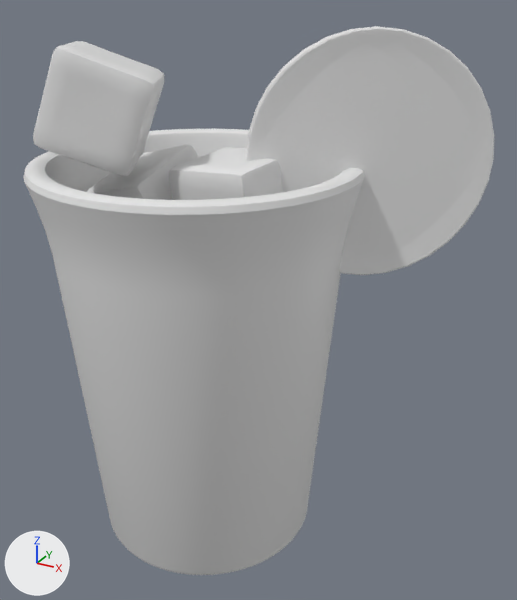
What one commit did to the OBJ model public/assets/drink-baked/blog0076.obj.
Camera for both pictures: a 50 mm camera at (3.42, -5.13, 5.07) aimed at (0.54, 0.1, 2.46). Lighting does not change. The marker at lower left points along +X, +Y and +Z. The first picture is the older version. Where no turn or scale is listed for an object, it has been applied to the vertices.
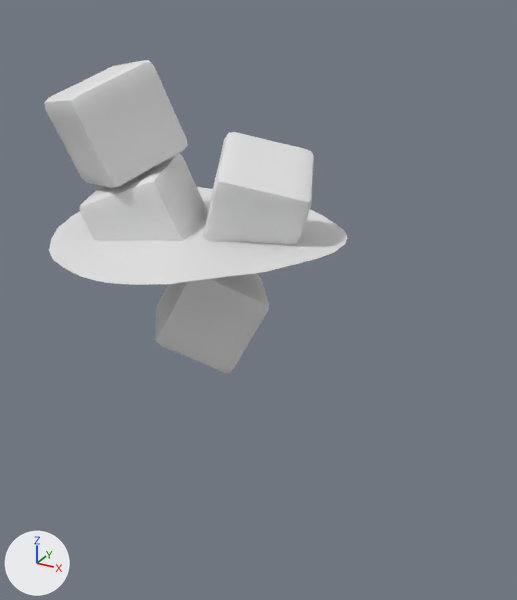
Diff of the bpy script that builds the scene:
```diff
--- a/public/assets/drink-baked/blog0076.obj.py
+++ b/public/assets/drink-baked/blog0076.obj.py
@@ me_cube @@
 # used by ob_cube; location = (0.0, 0.0, 0.0)
-me_cube.from_pydata(...)  # 386 vertices, 384 faces; spans x -0.643..0.631, y -0.637..0.614, z 1.793..2.877
+me_cube.from_pydata(...)  # 386 vertices, 384 faces; spans x -0.568..0.682, y -0.554..0.635, z 1.774..2.815
+# me_cube part 1: the whole mesh is multiplied about its middle by the matrix ((-0.939, -0.312, 0.145), (0.016, 0.383, 0.924), (-0.344, 0.87, -0.354)), then moved by (0.063, 0.052, -0.041)
@@ me_cube_001 @@
 # used by ob_cube_001; location = (0.0, 0.0, 0.0)
-me_cube_001.from_pydata(...)  # 386 vertices, 384 faces; spans x -0.981..0.035, y -0.52..0.525, z 2.668..3.767
+me_cube_001.from_pydata(...)  # 386 vertices, 384 faces; spans x -1.004..0.122, y -0.677..0.377, z 2.632..3.685
+# me_cube_001 part 2: the whole mesh is multiplied about its middle by the matrix ((0.921, -0.361, -0.15), (0.382, 0.911, 0.157), (0.08, -0.201, 0.976)), then moved by (0.032, -0.153, -0.059)
@@ me_cube_002 @@
 # used by ob_cube_002; location = (0.0, 0.0, 0.0)
-me_cube_002.from_pydata(...)  # 386 vertices, 384 faces; spans x -0.046..0.884, y -0.499..0.412, z 2.92..3.812
+me_cube_002.from_pydata(...)  # 386 vertices, 384 faces; spans x -0.094..1.083, y -0.392..0.754, z 2.799..3.904
+# me_cube_002 part 3: the whole mesh is multiplied about its middle by the matrix ((0.219, -0.912, 0.348), (-0.188, -0.389, -0.902), (0.958, 0.132, -0.256)), then moved by (0.075, 0.224, -0.015)
@@ me_cube_003 @@
 # used by ob_cube_003; location = (0.0, 0.0, 0.0)
-me_cube_003.from_pydata(...)  # 386 vertices, 384 faces; spans x -1.182..0.008, y -1.066..0.064, z 3.667..4.651
+me_cube_003.from_pydata(...)  # 386 vertices, 384 faces; spans x -1.232..-0.073, y -0.839..0.322, z 3.448..4.511
+# me_cube_003 part 4: the whole mesh is multiplied about its middle by the matrix ((0.68, -0.613, -0.402), (0.386, 0.766, -0.515), (0.623, 0.195, 0.757)), then moved by (-0.066, 0.243, -0.18)
@@ me_plane @@
 # used by ob_plane; location = (0.0, 0.0, 0.0)
-me_plane.from_pydata(...)  # 254 vertices, 74 faces; spans x -1.31..1.31, y -1.3..1.3, z 3.0..3.13
+me_plane.from_pydata(...)  # 228 vertices, 169 faces; spans x -1.31..1.31, y -1.31..1.31, z 3.0..3.13
+# me_plane part 5: 16 vertices moved from x -1.3..1.3, y -1.3..1.3, z 3.03..3.1 to x -1.29..1.29, y -1.3..1.3, z 3.03..3.1; 184 vertices removed from x -1.3..1.3, y -1.3..1.3, z 3.0..3.13; 158 vertices added at x -1.3..1.3, y -1.31..1.31, z 3.0..3.13
@@ ob_circle_001 @@
-ob_circle_001 = bpy.data.objects.new('Circle.001', me_circle_001)
-ob_circle_001.location = (0.0, 0.0, 0.0)
@@ ob_cylinder @@
-ob_cylinder = bpy.data.objects.new('Cylinder', me_cylinder)
-ob_cylinder.location = (0.0, 0.0, 0.0)
```

Changed parts and their boxes [x1, y1, x2, y2] in the pictures (517 x 600 px; the box of a moved part takes in the faces that stretch with it):
'Cylinder', deleted
    before: [23, 129, 365, 575]
'Circle.001', deleted
    before: [246, 26, 494, 275]
'Cube.003', reshaped (9% wider)
    before: [33, 41, 165, 176]
    after: [44, 60, 188, 188]
'Cube.002', reshaped
    before: [169, 147, 282, 200]
    after: [203, 132, 314, 270]
'Cube.001', reshaped
    before: [87, 145, 198, 200]
    after: [80, 153, 208, 241]
part 1 of me_cube, moved or reshaped (not visible before)
    after: [155, 273, 269, 373]
part 5 of me_plane, moved or reshaped (not visible before)
    after: [49, 187, 347, 285]
